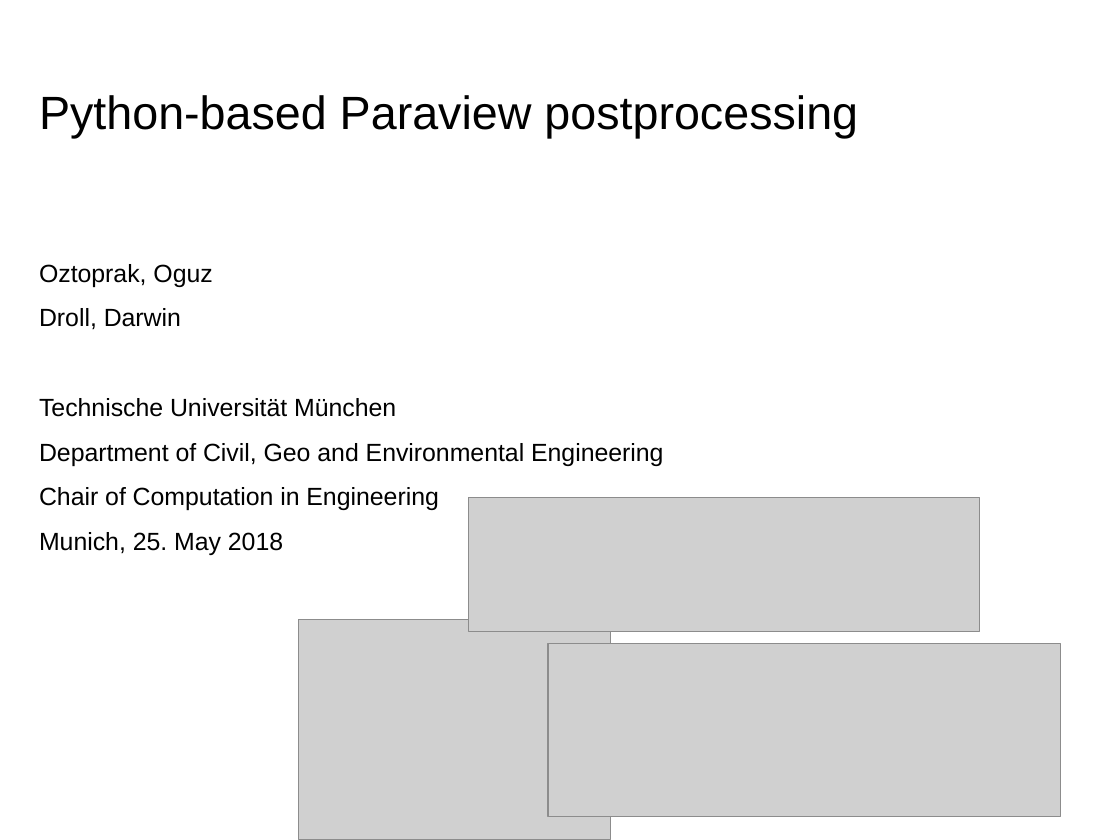
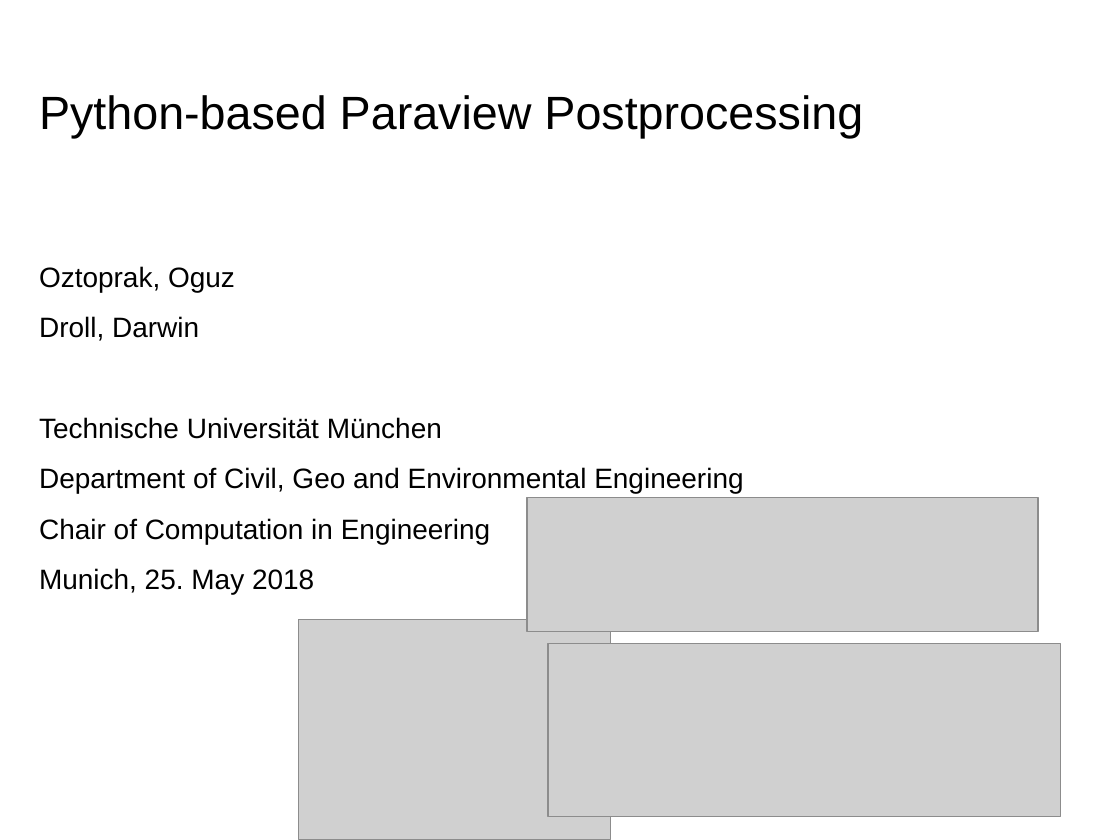
Before and after one commit to JusticeBoi/Paraview-PostProcessing-SoftwareLab, a slide deck: slide 1 of Paraview-postprocessor.pptx. Drawn at 1120x840 pixels with LibreOffice and Linux fonts; fonts in the diff are those of the drawing; grey boxes stand for pictures; background and template pictures are left out. Boxes give left, top, right and bottom in pixels: in the first picture for what was removed or moved away, otherwise in the second. Text is boxed around its words. In the diff, an @@ line names an element or a change of style, - is before the commit and + after.

```diff
--- a/Paraview-postprocessor.pptx
+++ b/Paraview-postprocessor.pptx
@@ text at <box>39,95,863,139</box>: text changed @@
-Python-based Paraview postprocessing
+Python-based Paraview Postprocessing
@@ text "Oztoprak, Oguz" at <box>39,266,743,594</box>: size 16 to 18 pt @@
@@ picture: place and size @@
-picture at <box>468,497,979,632</box>
+picture at <box>528,497,1038,632</box>
```
Also in this commit, not shown: 14 other slides changed.
